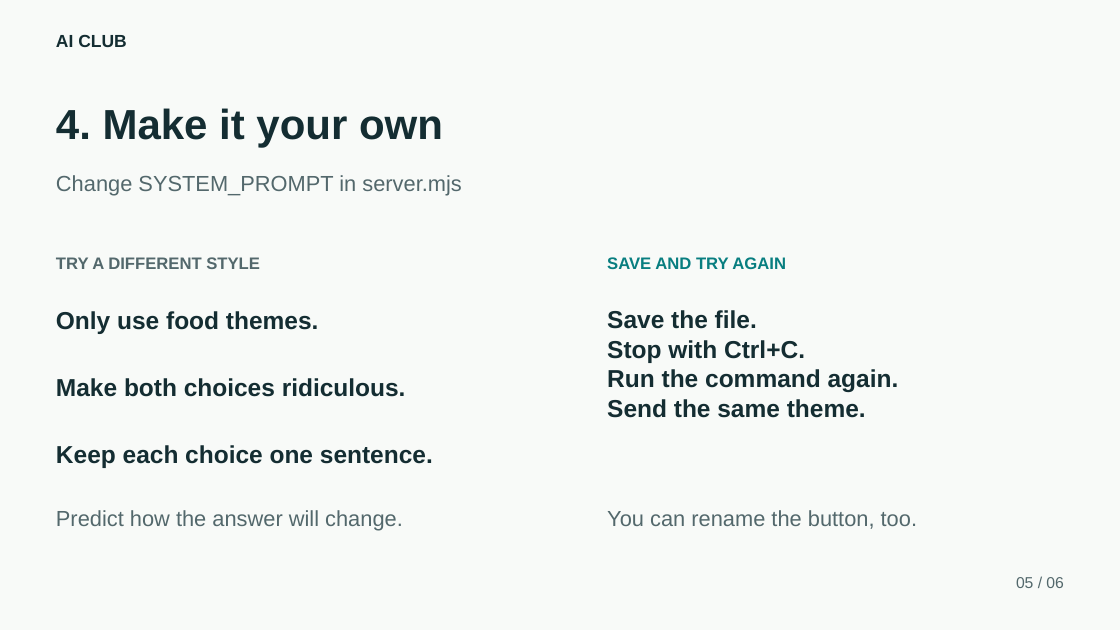
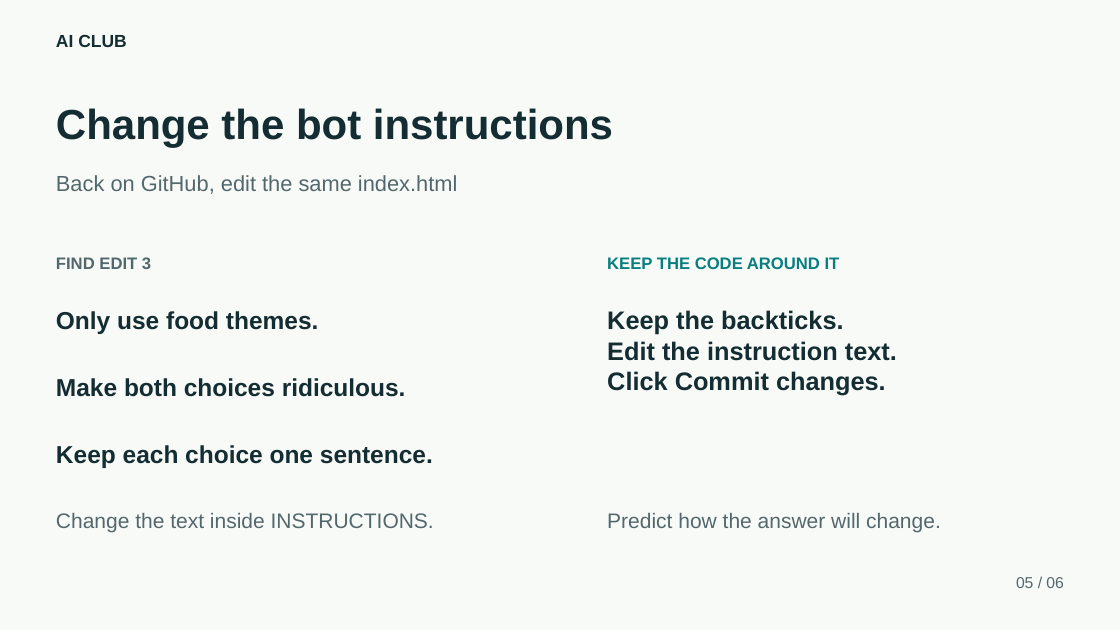
Before and after one commit to Casper3211/Static-Page-Demo, a slide deck: slide 5 of ai-would-you-rather/slides/Would-You-Rather-Workshop.pptx. Drawn at 1120x630 pixels with LibreOffice and Linux fonts; fonts in the diff are those of the drawing. Boxes give left, top, right and bottom in pixels: in the first picture for what was removed or moved away, otherwise in the second. Text is boxed around its words. In the diff, an @@ line names an element or a change of style, - is before the commit and + after.

```diff
--- a/ai-would-you-rather/slides/Would-You-Rather-Workshop.pptx
+++ b/ai-would-you-rather/slides/Would-You-Rather-Workshop.pptx
@@ text at (56,108,613,148): text changed @@
-4. Make it your own
+Change the bot instructions
@@ text at (56,175,457,194): text changed @@
-Change SYSTEM_PROMPT in server.mjs
+Back on GitHub, edit the same index.html
@@ text at (56,257,151,269): text changed @@
-TRY A DIFFERENT STYLE
+FIND EDIT 3
@@ text at (607,257,840,269): text changed @@
-SAVE AND TRY AGAIN
+KEEP THE CODE AROUND IT
@@ text at (607,310,897,396): text changed; size 21 to 21.8 pt @@
-Save the file.
-Stop with Ctrl+C.
-Run the command again.
-Send the same theme.
+Keep the backticks.
+Edit the instruction text.
+Click Commit changes.
@@ text at (56,513,434,532): text changed; size 18.8 to 18 pt @@
-Predict how the answer will change.
+Change the text inside INSTRUCTIONS.
@@ text at (607,513,941,532): text changed; size 18.8 to 18 pt @@
-You can rename the button, too.
+Predict how the answer will change.
```
Also in this commit, not shown: 4 other slides changed, 1 slide added, 1 slide removed, 8 other files.
